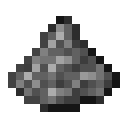
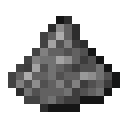
Comparing the layer stacks of the two w=128, h=128 images. Changes:
painted on "图层 5" over box(96, 96, 104, 104)
painted on "图层 3" over box(48, 64, 64, 96)
